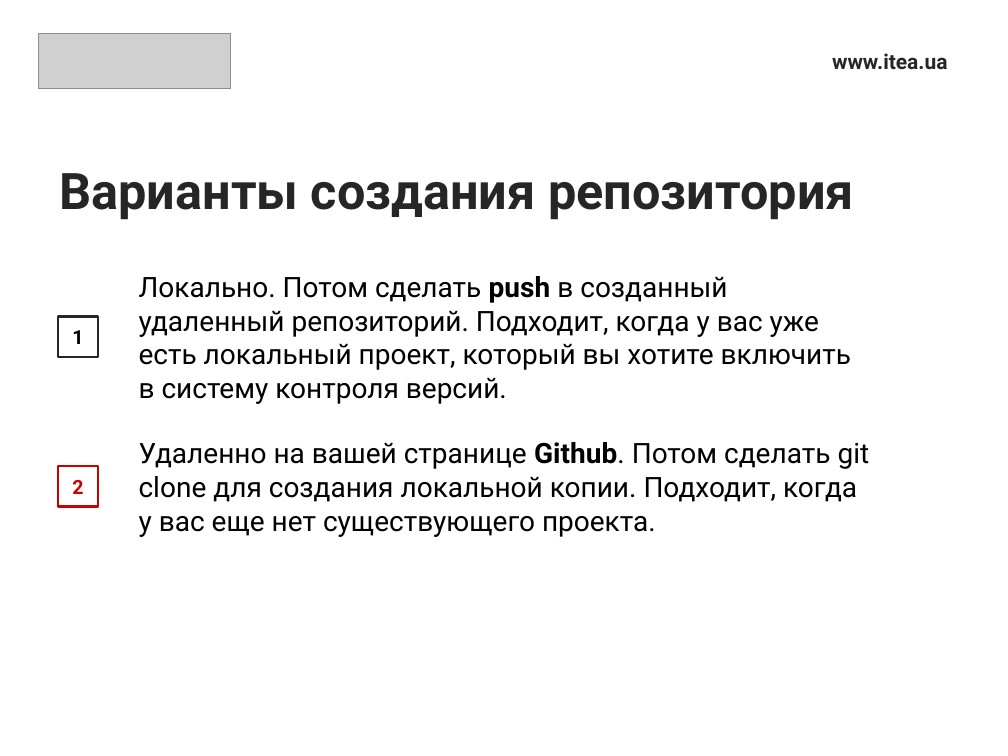
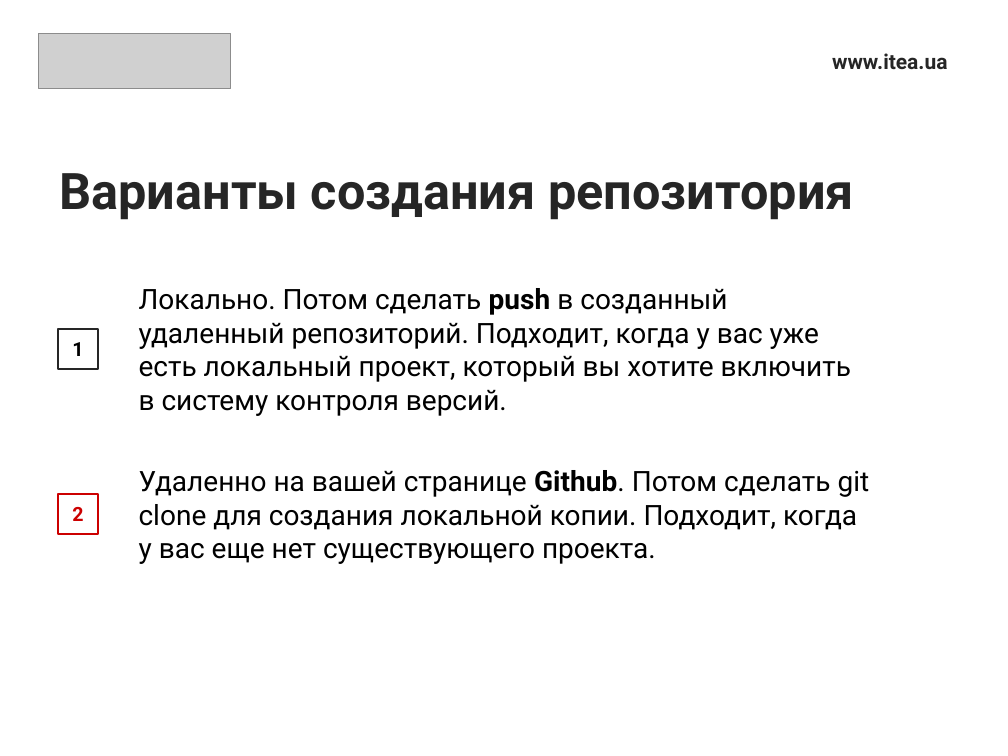
Before and after one commit to sonnov/NetCore, a slide deck: slide 6 of 2.VersionControl/VersionControl.pptx. Drawn at 1008x756 pixels with LibreOffice and Linux fonts; fonts in the diff are those of the drawing; grey boxes stand for pictures. Boxes give left, top, right and bottom in pixels: in the first picture for what was removed or moved away, otherwise in the second. Text is boxed around its words. In the diff, an @@ line names an element or a change of style, - is before the commit and + after.

```diff
--- a/2.VersionControl/VersionControl.pptx
+++ b/2.VersionControl/VersionControl.pptx
@@ text "Локально. Потом сделать push в ...": place and size @@
-text "Локально. Потом сделать push в ..." at (139,276,851,404)
+text "Локально. Потом сделать push в ..." at (139,288,851,416)
@@ rectangle "1": place and size @@
-rectangle "1" at (57,317,98,357)
+rectangle "1" at (57,329,98,369)
@@ text "Удаленно на вашей странице Github. ...": place and size @@
-text "Удаленно на вашей странице Github. ..." at (139,442,870,537)
+text "Удаленно на вашей странице Github. ..." at (139,470,870,564)
@@ rectangle "2": place and size @@
-rectangle "2" at (57,467,98,507)
+rectangle "2" at (57,494,98,534)
```
Also in this commit, not shown: 1 other slide changed, 7 slides added.
